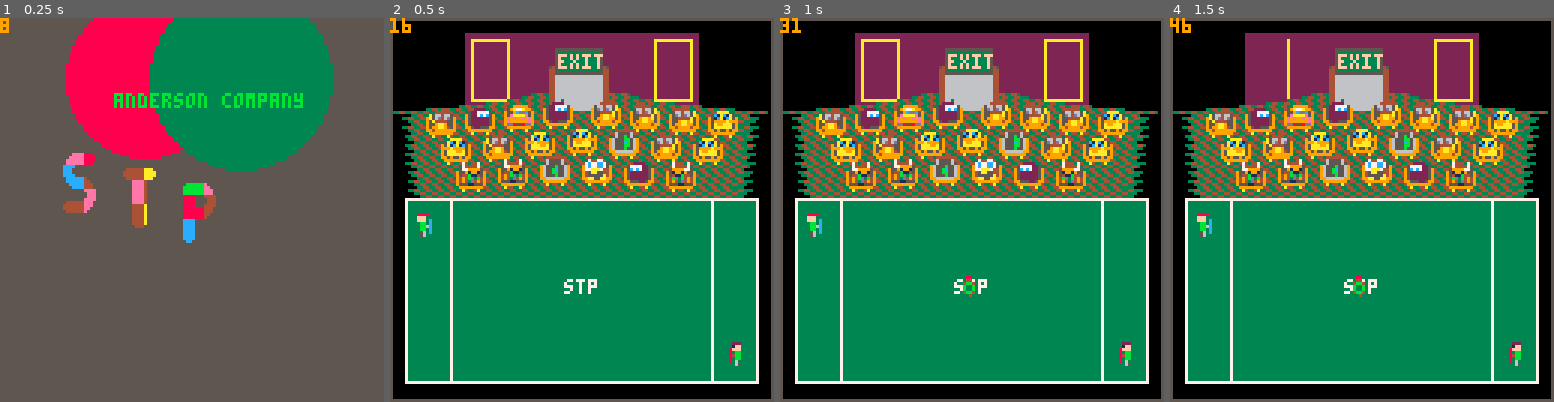
Above: before the commit, frames 1-4 (left to right).
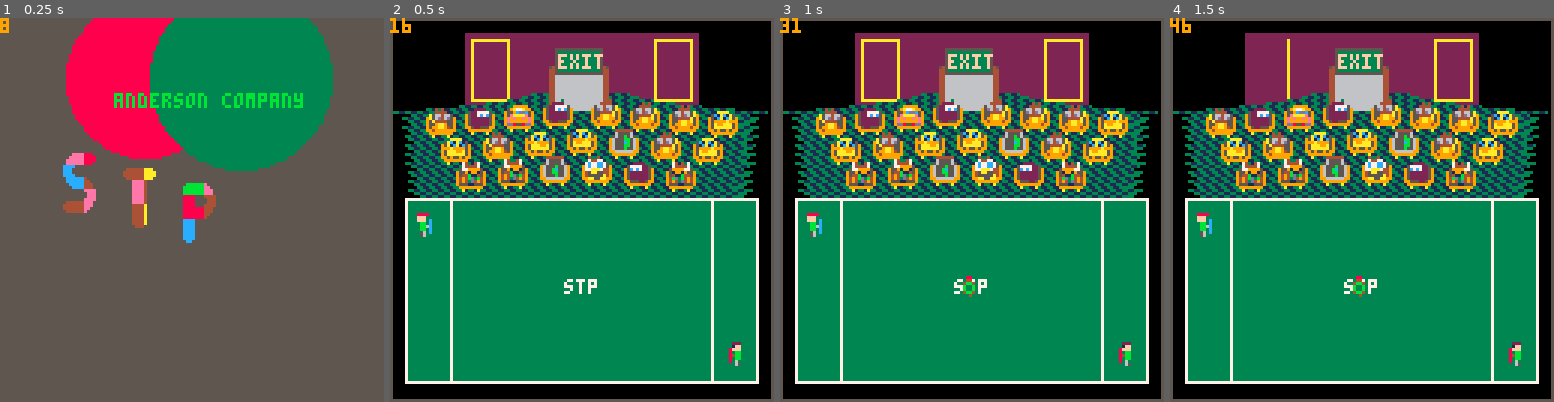
Above: after the commit, the same moments.

Repository: topromulan/STP4
Game: PICO-8 cartridge stp4.p8
The game is run twice, just before and just after one commit, with the same random seed, the same clock (stepped at 60 frames per second) and the same inputs.
Inputs:
- Up to frame 1 (0.25 s): no input
- Up to frame 2 (0.5 s): tap X (X key) at 0.33 s
- Up to frame 3 (1 s): tap O (Z key) at 0.7 s
- Up to frame 4 (1.5 s): tap X (X key) at 1.07 s

Frame 1 is identical in both runs. In frame 2, 5.9% of the frame differs, in the area x 2-98%, y 19-47%; in frame 3, 5.9%; in frame 4, 5.9%.

Commit message:
tidies up the party a bit

Diff:
--- a/stp4.p8
+++ b/stp4.p8
@@ -117,7 +117,7 @@
  stadium.floor.top=24
  stadium.floor.height=35
  stadium.floor.color1=3
- stadium.floor.color2=4
+ stadium.floor.color2=1
 
  stadium.seats={
   {9,27},{22,26},{35,25},{48,24},
@@ -394,7 +394,11 @@
  draw_field()
  draw_scoreboard()
  draw_floor()
- draw_door()
+
+ local exitx=(stadium.display.left+stadium.display.right)/2-12
+ local exity=stadium.display.bottom-22
+ draw_door(exitx,exity)
+
  draw_audience()
  draw_player(1)
  draw_player(2)
@@ -562,12 +566,10 @@
  end
 end
 
-function draw_door()
+function draw_door(exitx,exity)
  local ul_sprite=73
  local ulsx=(ul_sprite%16)*8
  local ulsy=(flr(ul_sprite/16)*8)
- local exitx=(stadium.display.left+stadium.display.right)/2-12
- local exity=stadium.display.bottom-22
 
  sspr(ulsx,ulsy,24,24,exitx,exity)
  print("exit",exitx+5,exity+5,15)
@@ -607,18 +609,22 @@
 end
 
 function party_draw()
- cls()
-
- --this is all screwed up meh
+ cls(5)
+
+ draw_door(76,40)
+
+ local progress=8+party_time/12
+
  for i=1,#stadium.audience do
   local z=stadium.audience[i]+32
   sspr(z*8%128,8*flr(z*8/128),8,8,
-   party_time/2+(z%6)*9,
-   55-party_time/10+(i/6)*10,
-   1/party_time*1000,
-   1/party_time*1000)
- end
-
+   50+progress+(i%6)*(10-10/(1+flr(i/6))),--dx
+   54-progress/12+flr(i/6)*(7-i/10),--dy
+   20/progress*(flr(i/6)*6),--dw
+   20/progress*(flr(i/6)*6),--dh
+   (cycles%3==0)--x flip
+   )
+ end
  party_drapes_draw()
  if(party_time>20) then print("thanks for playing",20,45,7) end
  if(party_time>28 and flr(cycles/20)%2==0) then print("that was awesome!!",25,55,7) end
@@ -704,12 +710,12 @@
 02222220099aa990e999999e6555b556455555a40aaaaaa04943d494000000000000000000005333333333333335000000000000000000000000000000000000
 0055220004999940dd8008dd066666600aa55aa00090090050511505000000000000000000005333333333333335000000000000000000000000000000000000
 00003000004004a00000000004444440004004000000000070400407000000000000000000005333333333333335000000000000000000000000000000000000
-00222200004444a009999990065b55600774477000aaaa0070444407000000000000000000545333333333333335450000000000000000000000000000000000
-022222200066660099a77a99065b55607cc77cc70c1aac1007999970000000000000000000445333333333333335440000000000000000000000000000000000
-02777720006dd60000cddc00655c55567cc77cc701caa1c000199100000000000000000000445555555555555555440000000000000000000000000000000000
-027cc720004444000eaaaae0655b5556477aa7749a9999a904b11b40000000000000000000446666666666666666440000000000000000000000000000000000
-02222220009aa9a0e9e99e9e655b5556455aa5540aa99aa049bd3b94000000000000000000446666666666666666440000000000000000000000000000000000
-02222220099aa990e999999e65555556455555540aaaaaa04943d494000000000000000000446666666666666666440000000000000000000000000000000000
+00222200004444a009999990065555600774477000aaaa0070444407000000000000000000545333333333333335450000000000000000000000000000000000
+022222200066660099a77a990655b5607cc77cc70c1aac1007999970000000000000000000445333333333333335440000000000000000000000000000000000
+02777720006dd60000cddc006555b5567cc77cc701caa1c000199100000000000000000000445555555555555555440000000000000000000000000000000000
+027cc720004444000eaaaae06555c556477aa7749a9999a904b11b40000000000000000000446666666666666666440000000000000000000000000000000000
+02222220009aa9a0e9e99e9e6555b556455aa5540aa99aa049bd3b94000000000000000000446666666666666666440000000000000000000000000000000000
+02222220099aa990e999999e6555b556455555540aaaaaa04943d494000000000000000000446666666666666666440000000000000000000000000000000000
 0025520004499440dd8008dd066666600aa55aa00090090050511505000000000000000000446666666666666666440000000000000000000000000000000000
 00000300004040000000000004444440000400400000000007400470000000000000000000446666666666666666440000000000000000000000000000000000
 002222000044440000999990065555600077477000aaaa0007444470000000000000000000446666666666666666440000000000000000000000000000000000
@@ -719,14 +725,14 @@
 02222220009aa900e9e99e9e655bb5564455aa540aaa99a0494bd3b4000000000000000000446666666666666666440000000000000000000000000000000000
 02222220099aa940e999999e6555b5564a5555540aaaaaa04943d494000000000000000000446666666666666666440000000000000000000000000000000000
 0022550004999990dd8008dd066666600aa55aa00090090050511505000000000000000000446666666666666666440000000000000000000000000000000000
-00030000004004000000000000000000004004000000000070400407000000000000000000446666666666666666440000000000000000000000000000000000
-002222000044440009999990000000000444444000aaaa0070444407000000000000000000446666666666666666440000000000000000000000000000000000
-02222220004444009999999900000000444444440aaaaaa007744770000000000000000000440666660666066660440000000000000000000000000000000000
-02222220004444000099990000000000444444440aaaaaa000444400000000000000000000000000000000000000000000000000000000000000000000000000
-02222220004a94000444444000000000444444449aaaaaa904444440000000000000000000000000000000000000000000000000000000000000000000000000
-022222200099a900e444444e00000000444444440aaaaaa049444494000000000000000000000000000000000000000000000000000000000000000000000000
-02222220099a9990e444444e0000000044a44a440aaaaaa049444494000000000000000000000000000000000000000000000000000000000000000000000000
-002222000449aa40dde00edd000000000aa44aa00090090050511505000000000000000000000000000000000000000000000000000000000000000000000000
+00030000004004000000000004444440004004000000000070400407000000000000000000446666666666666666440000000000000000000000000000000000
+002222000044440009999990065555600444444000aaaa0070444407000000000000000000446666666666666666440000000000000000000000000000000000
+02222220004444009999999906555560444444440aaaaaa007744770000000000000000000440666660666066660440000000000000000000000000000000000
+0222222000444400009999006555b556444444440aaaaaa000444400000000000000000000000000000000000000000000000000000000000000000000000000
+02222220004a94000444444e655bb556444444449aaaaaa904444440000000000000000000000000000000000000000000000000000000000000000000000000
+022222200099a900e444444e655bb5564a4444440aaaaaa049444494000000000000000000000000000000000000000000000000000000000000000000000000
+02222220099a9990e4444edd6555b5564aa44a449aaaaaa049444494000000000000000000000000000000000000000000000000000000000000000000000000
+002220000449aa40dde000000666666000444aa00000090050051505000000000000000000000000000000000000000000000000000000000000000000000000
 daaadddddddddddddddddddddddddddddddddddddddddddddddddddddddddddd0000000000000444444444444444433335555555333333333333333111322222
 daaaddddddddddddddddddddddddddaaadddddddddddddddddddddddddddddaa0000000000000004444444444444444455555533333333333333111111322222
 daaaddddddddddccccccccccccccccaaacddddddddddddddaaadddddddddddaa3333333333000031144444444444444444553333333333333311111113222222
